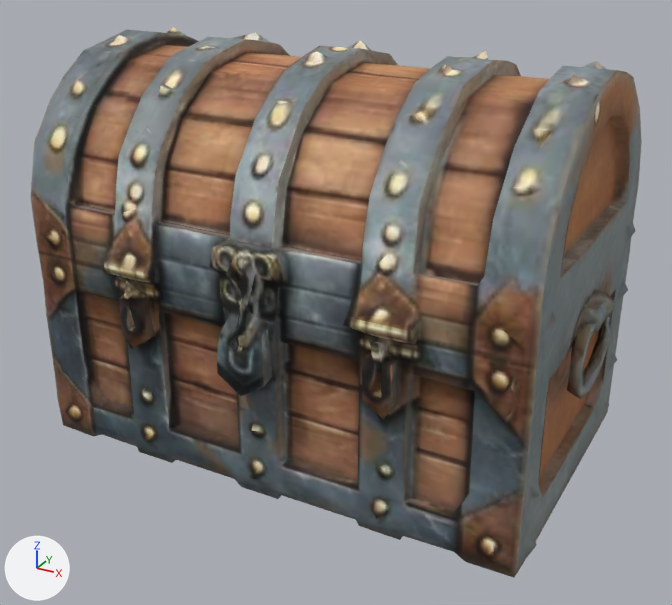
The glTF model assets/dungeon/treasure-chest.glb as it was, and as the next commit left it.
Both versions are drawn from a camera (50 mm lens) standing at (1.54, -2.8, 1.19) and looking at (0.04, -0.06, -0.18). Every picture has the same lights, and +X, +Y and +Z are marked at lower left. The picture after the commit comes second. Where no turn or scale is listed for an object, it has been applied to the vertices. Vertices at exactly the same position are counted once.

Script lines for the objects in view, before the commit:
```python
me_mesh_0 = bpy.data.meshes.new('Mesh_0')
me_mesh_0.from_pydata(...)  # 1458 vertices, 2992 faces; spans x 0.0..2.0, y -1.28..0.0, z 0.0..1.45
me_mesh_0.materials.append(mat_material_0)
ob_mesh_0 = bpy.data.objects.new('Mesh_0', me_mesh_0)
ob_mesh_0.location = (-1.001, 0.643, -0.725)
```
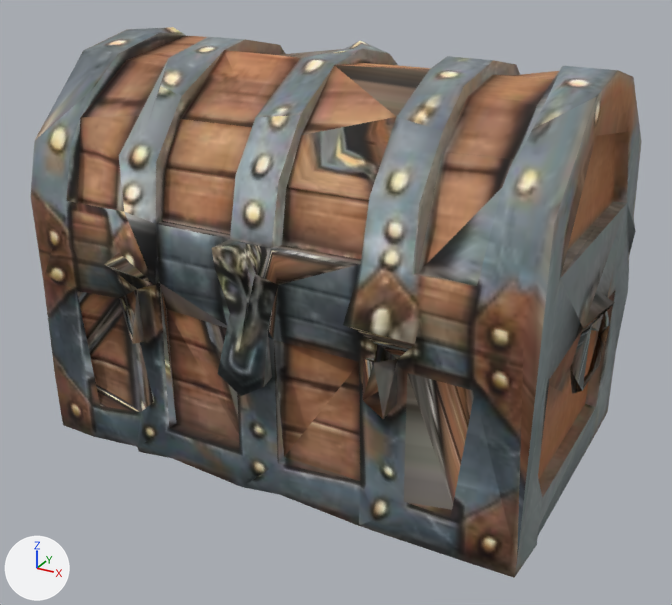
Where the newer file only moved an object's origin or applied its transform, the numbers keep the older frame.

The change, as JSON lines over the scene's bpy script:
```json
{"block": "me_mesh_0", "where": "# used by ob_mesh_0; location = (-1.001, 0.643, -0.725)"}
{"op": "remove", "block": "me_mesh_0", "code": "me_mesh_0.from_pydata(...)  # 1458 vertices, 2992 faces; spans x 0.0..2.0, y -1.28..0.0, z 0.0..1.45"}
{"op": "add", "block": "me_mesh_0", "code": "me_mesh_0.from_pydata(...)  # 388 vertices, 762 faces; spans x 0.0..2.0, y -1.28..0.0, z 0.0..1.45"}
{"block": "me_mesh_0", "change": "me_mesh_0 part 1: 1 vertex moved within x 0.07, y -0.73, z 0.66; 1070 vertices removed from x 0.0..1.99, y -1.28..0.0, z 0.0..1.45"}
```

Pixel boxes [x1, y1, x2, y2] of what changed, in the pictures (672 x 605 px):
```json
{"part": 1, "of": "me_mesh_0", "change": "reshaped", "before": [31, 27, 641, 578]}
```
